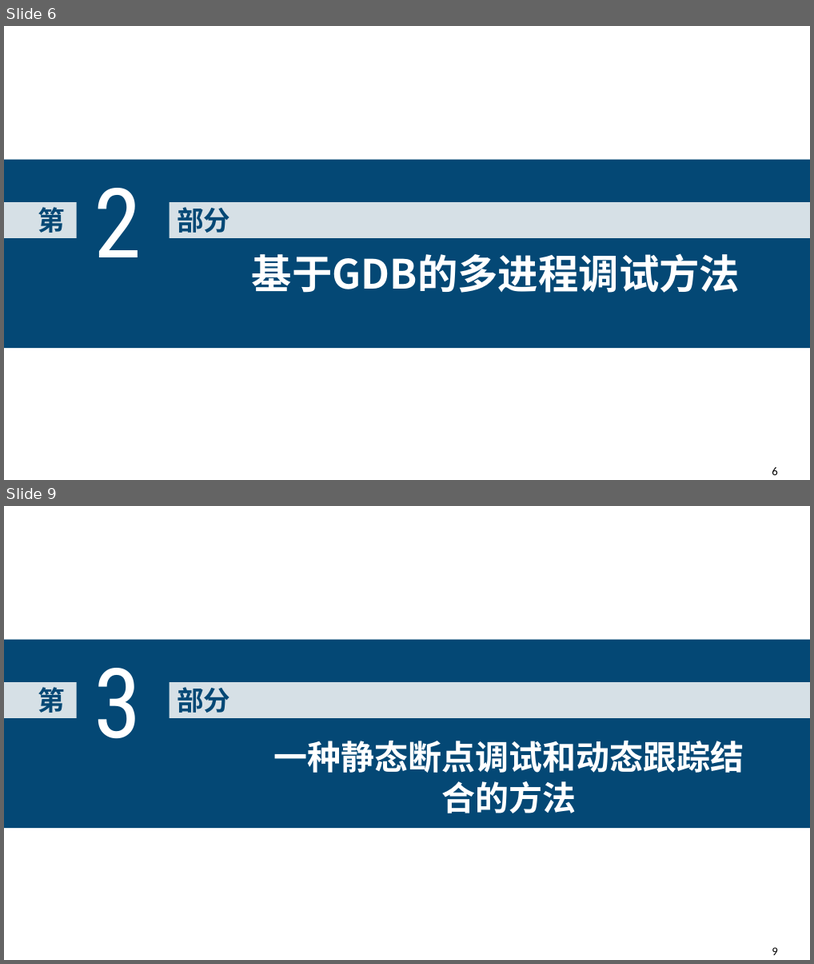
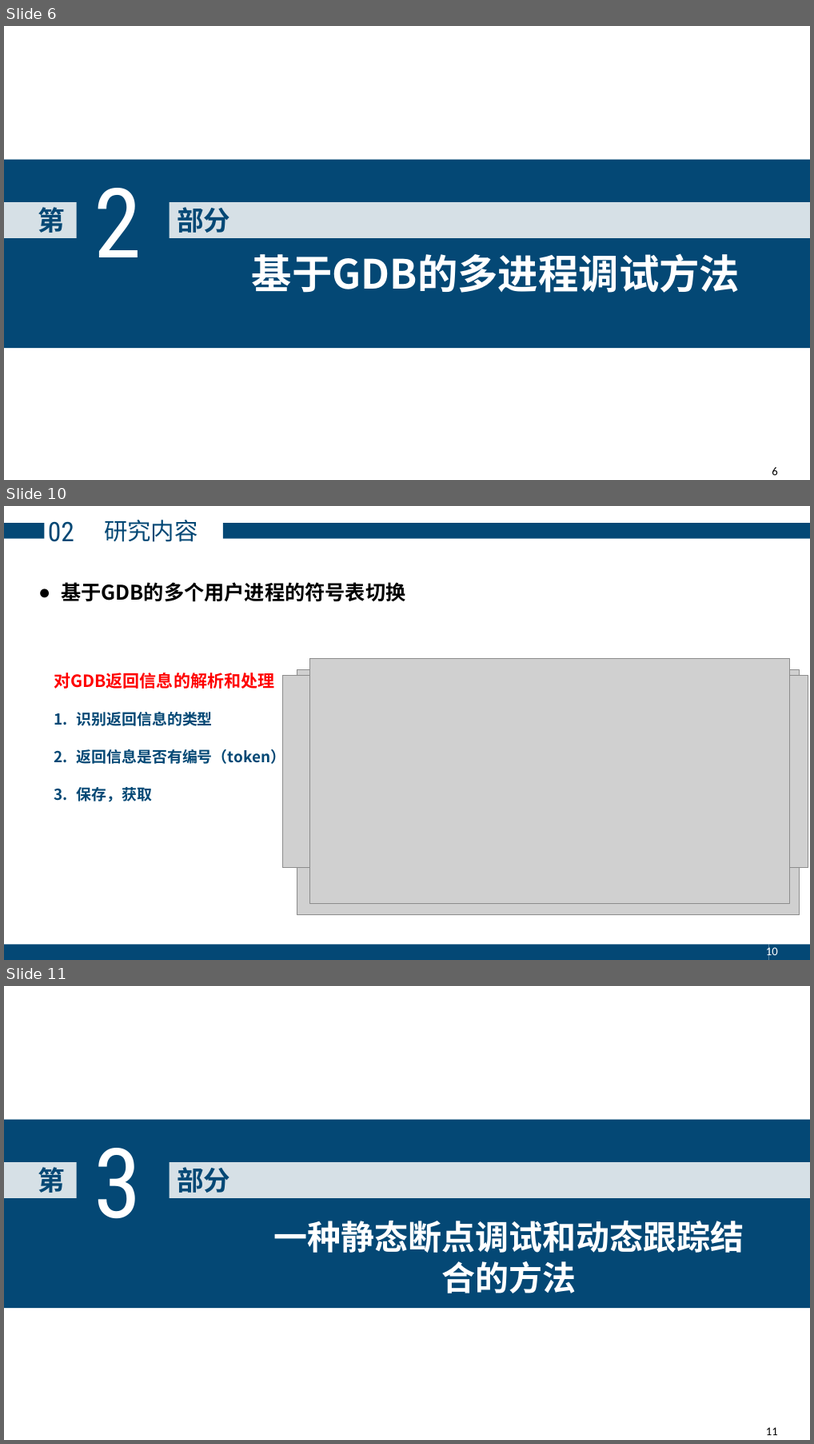
Before and after one commit to zhangly1234/report, a slide deck: 毕业答辩-张露元.pptx. Shown one above the other, each under a label of ours: slides 6 and 9 before the commit, slides 6, 10 and 11 after it; the slides between them are not shown. The pictures are 814x964 and 814x1444 pixels, drawn with LibreOffice and Linux fonts; fonts in the diff are those of the drawing; grey boxes stand for pictures. Boxes give left, top, right and bottom in pixels: in the first picture for what was removed or moved away, otherwise in the second. Text is boxed around its words. In the diff, an @@ line names an element or a change of style, - is before the commit and + after.

```diff
--- a/毕业答辩-张露元.pptx
+++ b/毕业答辩-张露元.pptx
@@ slide 10 added at bbox=[4, 506, 810, 960], background #FFFFFF @@
@@ rectangle added at bbox=[4, 523, 45, 539], fill #044875 @@
@@ text added at bbox=[48, 521, 74, 542], 32 pt, text #044875 @@
+02
@@ text added at bbox=[104, 520, 198, 542], 28 pt, text #044875 @@
+研究内容
@@ rectangle added at bbox=[223, 523, 810, 539], fill #044875 @@
@@ text added at bbox=[61, 582, 406, 602], 24 pt, text #000000, bold @@
+● 基于GDB的多个用户进程的符号表切换
@@ text added at bbox=[54, 672, 286, 802], 18 pt, text #044875, bold @@
+对GDB返回信息的解析和处理
+1. 识别返回信息的类型
+2. 返回信息是否有编号（token）
+3. 保存，获取
@@ picture added at bbox=[297, 670, 800, 914] @@
@@ picture added at bbox=[310, 659, 790, 903] @@
@@ picture added at bbox=[283, 675, 809, 867] @@
@@ rectangle added at bbox=[4, 944, 770, 960], fill #044875 @@
@@ page number added at bbox=[766, 945, 778, 959], 14 pt, text #FFFFFF @@
+10
@@ rectangle added at bbox=[770, 944, 810, 960], fill #044875 @@
@@ what was slide 9 is now slide 11 @@
@@ page number at bbox=[766, 1427, 778, 1435]: text changed @@
-9
+11
```
Also in this commit, not shown: 6 slides changed, 1 other slide added, 2 slides removed, 1 other file.
